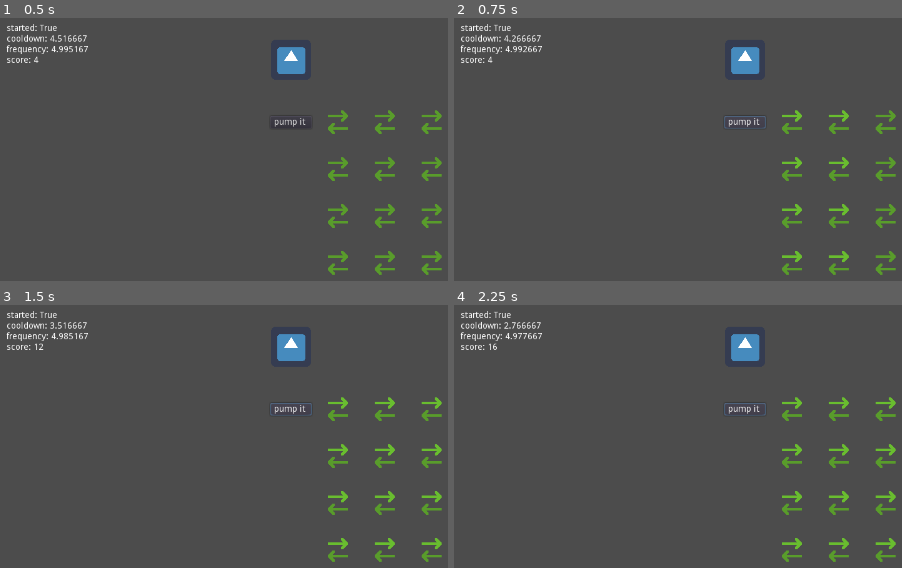
Above: before the commit, frames 1-4 (two rows, left to right).
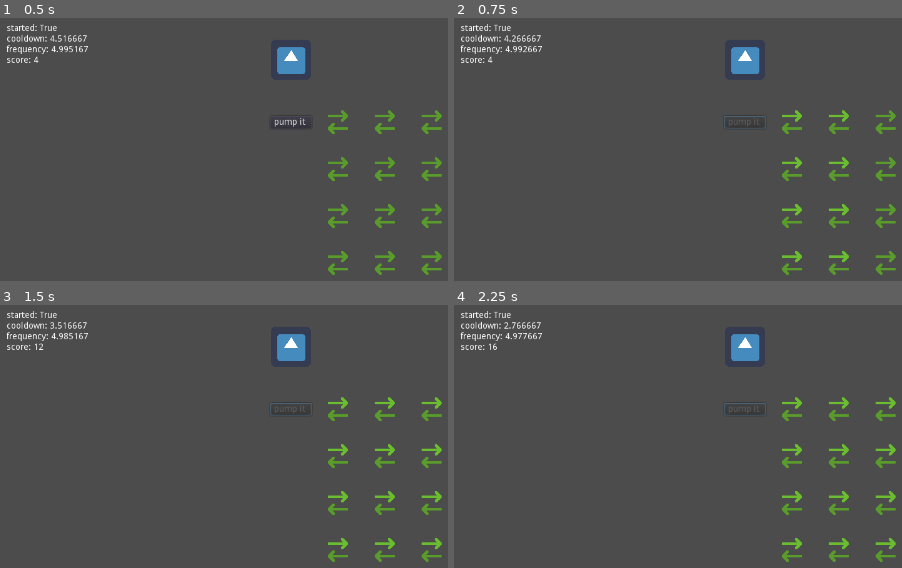
Above: after the commit, the same moments.

Repository: bitwise-aiden/gwj30
Game: Godot game, scene res://source/main.tscn
Two runs of this game, one before a commit and one after it. Both use one fixed random seed, a clock stepped at 60 frames per second and the inputs below. The engine's default icon, where the game draws it, is replaced by a stand-in: a white triangle on a blue panel in a dark square.
Inputs:
- Up to frame 1 (0.5 s): no input
- Up to frame 2 (0.75 s): click "pump it" at 0.5 s
- Up to frame 3 (1.5 s): click "pump it" at 1.25 s
- Up to frame 4 (2.25 s): click "pump it" at 2 s

Frame 1 is identical in both runs. In frame 2, 0.1% of the frame differs, in the area x 61-69%, y 38-42%; in frame 3, 0.1%; in frame 4, 0.1%.

Commit message:
Add music and sound effects
Add background music
Add success, blocked, and heartbeat sound effect

Diff:
--- a/source/circulation/heart.gd
+++ b/source/circulation/heart.gd
@@ -1,8 +1,10 @@
 extends Node2D
 
 onready var __button = $button
+onready var __heartbeat = $heartbeat
 
 var __limb_nodes = []
+var __pumping = false
 
 
 # Lifecycle methods
@@ -27,5 +29,17 @@
 
 # Private methods
 func __pressed():
+	if self.__pumping:
+		return
+
+	self.__heartbeat.play()
 	for limb_node in self.__limb_nodes:
 		limb_node.flow(null)
+
+	self.__button.disabled = true
+	self.__pumping = true
+
+	yield(self.__heartbeat, "finished")
+
+	self.__button.disabled = false
+	self.__pumping = false
--- a/source/circulation/heart.tscn
+++ b/source/circulation/heart.tscn
@@ -1,6 +1,7 @@
-[gd_scene load_steps=2 format=2]
+[gd_scene load_steps=3 format=2]
 
 [ext_resource path="res://source/circulation/heart.gd" type="Script" id=1]
+[ext_resource path="res://assets/music/heartbeat.ogg" type="AudioStream" id=2]
 
 [node name="heart" type="Node2D"]
 script = ExtResource( 1 )
@@ -14,3 +15,6 @@
 __meta__ = {
 "_edit_use_anchors_": false
 }
+
+[node name="heartbeat" type="AudioStreamPlayer" parent="."]
+stream = ExtResource( 2 )
--- a/source/circulation/limb.gd
+++ b/source/circulation/limb.gd
@@ -6,6 +6,7 @@
 const HEALTH_REGEN: float = 2.5
 
 onready var __timer: Timer  = $timer
+onready var __blocked_audio: AudioStreamPlayer2D = $blocked
 
 var __nodes: Array = []
 var __health: float = HEALTH_MAX
@@ -44,6 +45,7 @@
 
 	var index: int = randi() % self.__nodes.size()
 	self.__nodes[index].block()
+	self.__blocked_audio.play()
 
 
 func flow(from_node: CirculationNode) -> void:
--- a/source/circulation/limb.tscn
+++ b/source/circulation/limb.tscn
@@ -1,10 +1,14 @@
-[gd_scene load_steps=3 format=2]
+[gd_scene load_steps=4 format=2]
 
 [ext_resource path="res://source/circulation/limb.gd" type="Script" id=1]
 [ext_resource path="res://source/circulation/vein.tscn" type="PackedScene" id=2]
+[ext_resource path="res://assets/music/blocked.ogg" type="AudioStream" id=3]
 
 [node name="limb" type="Node2D"]
 script = ExtResource( 1 )
+
+[node name="blocked" type="AudioStreamPlayer2D" parent="."]
+stream = ExtResource( 3 )
 
 [node name="timer" type="Timer" parent="."]
 
--- a/source/main.gd
+++ b/source/main.gd
@@ -4,10 +4,11 @@
 const EVENT_COOLDOWN_INITIAL: float = 5.0
 const EVENT_FREQUENCY_INITIAL: float = 5.0
 
-onready var __timer: Timer = $timer
-onready var __minigames: Array = $mini_games.get_children()
 onready var __blockables: Array = self.get_tree().get_nodes_in_group("blockable")
 onready var __heart = $heart
+onready var __minigames: Array = $mini_games.get_children()
+onready var __success_audio: AudioStreamPlayer = $success
+onready var __timer: Timer = $timer
 
 var __event_cooldown: float = self.EVENT_COOLDOWN_INITIAL
 var __event_frequency: float = self.EVENT_FREQUENCY_INITIAL
@@ -21,6 +22,8 @@
 func _ready() -> void:
 	randomize()
 	self.__start()
+
+	Event.connect("unblock_finished", self.__success_audio, "play")
 
 
 func _process(delta: float) -> void:
--- a/source/main.tscn
+++ b/source/main.tscn
@@ -1,7 +1,9 @@
-[gd_scene load_steps=6 format=2]
+[gd_scene load_steps=8 format=2]
 
+[ext_resource path="res://assets/music/music.ogg" type="AudioStream" id=1]
 [ext_resource path="res://icon.png" type="Texture" id=2]
 [ext_resource path="res://source/circulation/limb.tscn" type="PackedScene" id=3]
+[ext_resource path="res://assets/music/success.ogg" type="AudioStream" id=4]
 [ext_resource path="res://source/circulation/heart.tscn" type="PackedScene" id=5]
 [ext_resource path="res://source/main.gd" type="Script" id=7]
 [ext_resource path="res://source/mini_games/mini_games.tscn" type="PackedScene" id=8]
@@ -39,3 +41,11 @@
 position = Vector2( 0, 225 )
 
 [node name="mini_games" parent="." instance=ExtResource( 8 )]
+
+[node name="music" type="AudioStreamPlayer" parent="."]
+stream = ExtResource( 1 )
+autoplay = true
+bus = "Music"
+
+[node name="success" type="AudioStreamPlayer" parent="."]
+stream = ExtResource( 4 )
Binary file added: assets/art/human.aseprite
Not shown, added: assets/music/blocked.ogg.import
Not shown, added: assets/music/heartbeat.ogg.import
Not shown, added: assets/music/music.ogg.import
Not shown, added: assets/music/success.ogg.import
Not shown, removed: temp/music.ogg.import
Not shown, removed: temp/sound_effect.ogg.import
Not shown, added: assets/music/blocked.ogg
Not shown, added: assets/music/heartbeat.ogg
Not shown, added: assets/music/music.ogg
Not shown, added: assets/music/success.ogg
Not shown, removed: temp/music.ogg
(and 1 more such lines)
